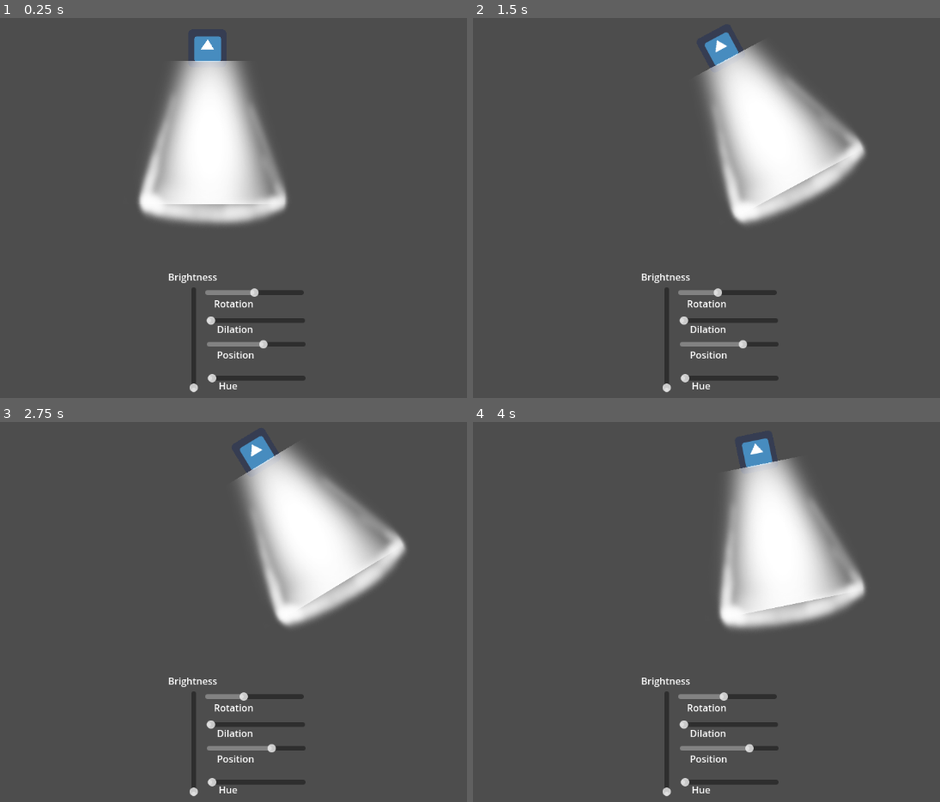
Above: before the commit, frames 1-4 (two rows, left to right).
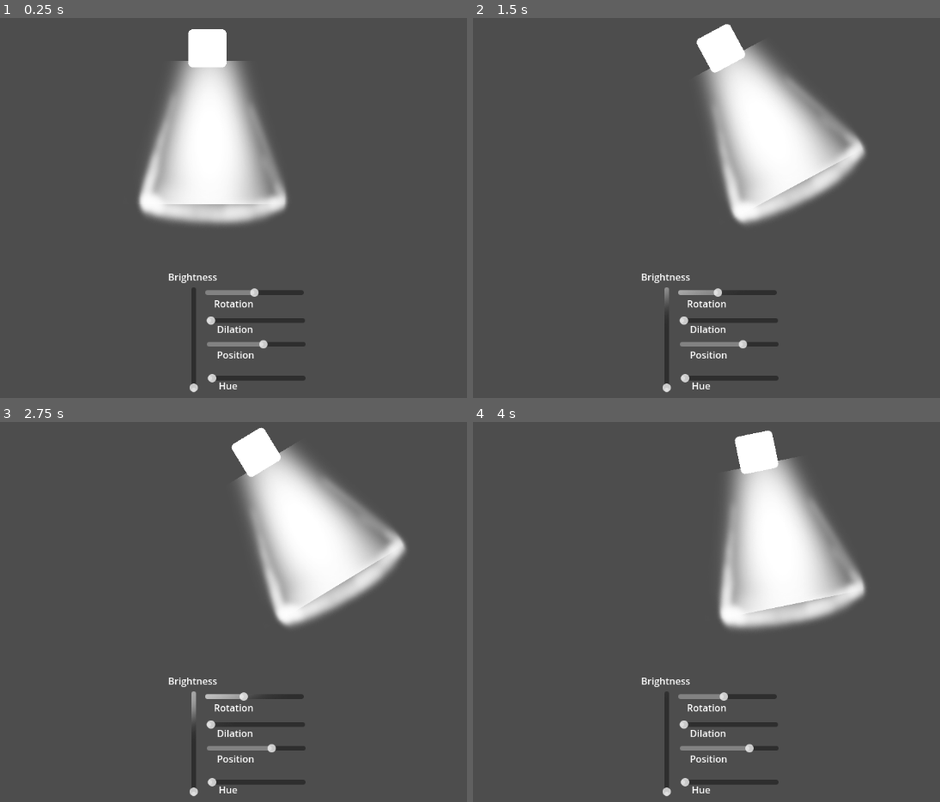
Above: after the commit, the same moments.

Repository: tTtricky/FHS-Game-Dev-2025-26-Collective-Project
Game: Godot game, scene res://mvp.tscn
The game is run twice, just before and just after one commit, with the same random seed, the same clock (stepped at 60 frames per second) and the same inputs. The engine's default icon, where the game draws it, is replaced by a stand-in: a white triangle on a blue panel in a dark square.
Inputs:
- Up to frame 1 (0.25 s): no input
- Up to frame 2 (1.5 s): tap Enter at 0.5 s; hold Right (Right) 0.53-1.28 s; hold A (A) 0.53-1.28 s; tap D (D) at 0.8, 1.35 s; hold Left (Left) from 1.28 s (still down)
- Up to frame 3 (2.75 s): tap S (S) at 1.55 s; release Left (Left) at 2.03 s; hold Right (Right) from 2.03 s (still down); hold S (S) from 2.03 s (still down); tap A (A) at 2.3 s
- Up to frame 4 (4 s): release S (S) at 2.78 s; tap A (A) at 2.85 s; tap D (D) at 3.05 s; release Right (Right) at 3.53 s; hold Left (Left) from 3.53 s (still down); hold D (D) from 3.53 s (still down); tap S (S) at 3.8 s

The runs differ from the first frame. In frame 1, 0.8% of the frame differs, in the area x 40-49%, y 2-14%; in frame 2, 0.9%; in frame 3, 1.0%, in the area x 40-61%, y 1-80%; in frame 4, 0.8%.

Commit message:
Light Brightness

Diff:
--- a/main_light_slides.gd
+++ b/main_light_slides.gd
@@ -5,6 +5,7 @@
 	$Stagelight.rotation = $Sliders/Rotation.value / 150
 	$Stagelight.position.x = $Sliders/Position.value
 	$Stagelight/Light.scale.x = $Sliders/Dilation.value
+	$Stagelight/Light/PointLight2D.energy = $Sliders/Brightness.value
 	if Input.is_action_pressed("Left"):
 		$Sliders/Position.value -= 2
 	if Input.is_action_pressed("Right"):
--- a/mvp.tscn
+++ b/mvp.tscn
@@ -1,8 +1,11 @@
-[gd_scene load_steps=4 format=3 uid="uid://bgb4w37b4o8cg"]
+[gd_scene load_steps=5 format=3 uid="uid://bgb4w37b4o8cg"]
 
 [ext_resource type="Script" uid="uid://c6bq28oo06h54" path="res://main_light_slides.gd" id="1_bi05a"]
 [ext_resource type="Texture2D" uid="uid://b8iubhxbq5gw1" path="res://icon.png" id="2_w5aql"]
 [ext_resource type="Texture2D" uid="uid://bt0rp2qmadl3a" path="res://5bbc1a9931068-b6594086cf2a19b19b4fcd58283e039b.png" id="3_w5aql"]
+
+[sub_resource type="OccluderPolygon2D" id="OccluderPolygon2D_w5aql"]
+polygon = PackedVector2Array(419, 77, 407, 341, 753, 349, 732, 73, 808, 77, 808, 362, 803, 407, 340, 391, 331, 61)
 
 [node name="MVP" type="Node2D"]
 
@@ -27,6 +30,9 @@
 offset_top = -128.0
 offset_right = 24.0
 offset_bottom = 49.0
+max_value = 3.0
+step = 0.1
+page = 1.0
 
 [node name="Position" type="HSlider" parent="Main Light Slides/Sliders"]
 layout_mode = 0
@@ -111,5 +117,26 @@
 scale = Vector2(0.24830508, 0.36223537)
 texture = ExtResource("3_w5aql")
 
+[node name="PointLight2D" type="PointLight2D" parent="Main Light Slides/Stagelight/Light"]
+energy = 8.87
+texture = ExtResource("3_w5aql")
+
+[node name="PointLight2D2" type="PointLight2D" parent="Main Light Slides/Stagelight/Light"]
+energy = 8.87
+texture = ExtResource("3_w5aql")
+
+[node name="LightOccluder2D" type="LightOccluder2D" parent="Main Light Slides/Stagelight/Light"]
+position = Vector2(-573, -55)
+occluder = SubResource("OccluderPolygon2D_w5aql")
+
 [node name="Camera2D" type="Camera2D" parent="."]
 position = Vector2(573, 328)
+
+[node name="CanvasModulate" type="CanvasModulate" parent="."]
+light_mask = 2
+color = Color(0, 0, 0, 1)
+
+[node name="DirectionalLight2D" type="DirectionalLight2D" parent="."]
+position = Vector2(556, 704)
+rotation = 3.1415927
+shadow_enabled = true
